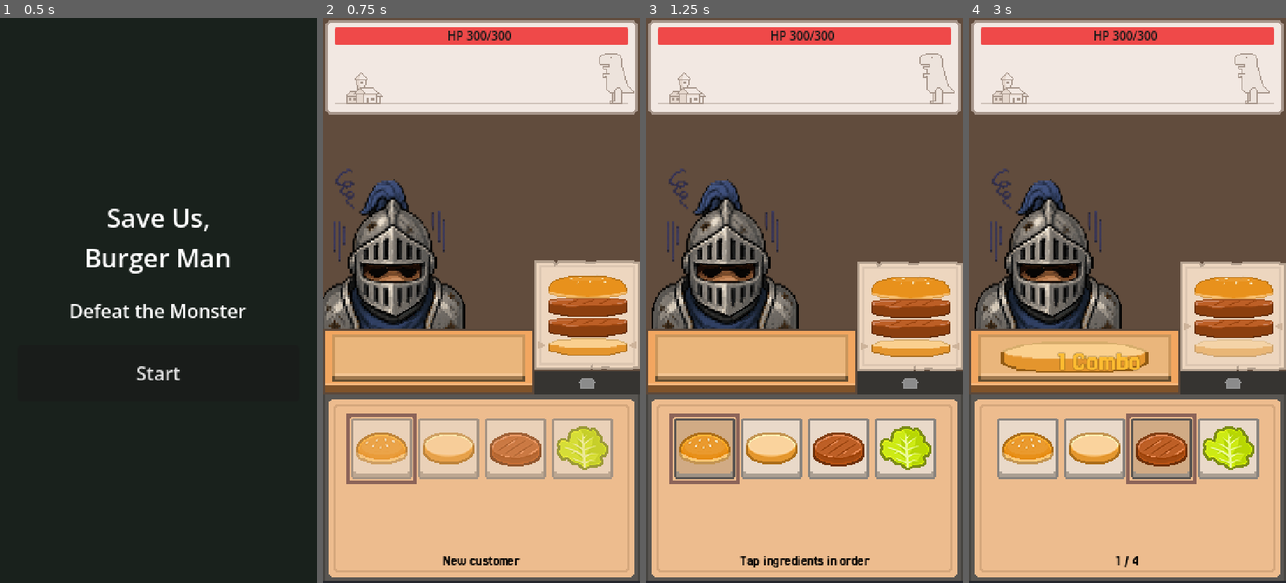
Above: before the commit, frames 1-4 (left to right).
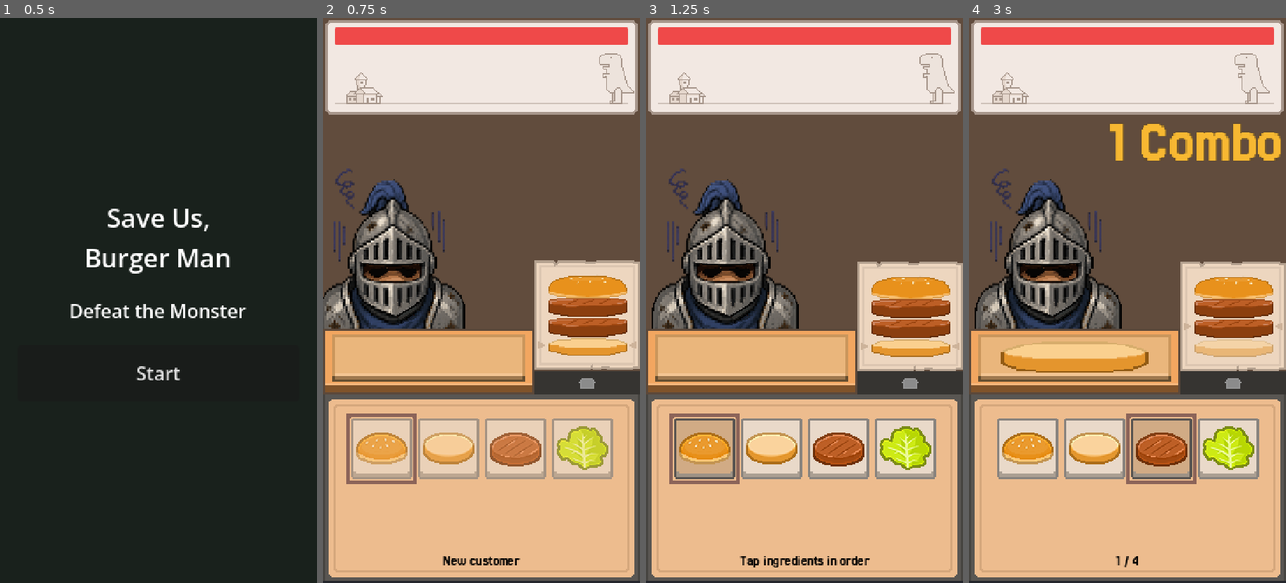
Above: after the commit, the same moments.

Repository: TO4D/save-us-burger-man
Game: Godot game, scene res://scenes/Main.tscn
Two runs of this game, one before a commit and one after it. Both use one fixed random seed, a clock stepped at 60 frames per second and the inputs below.
Inputs:
- Up to frame 1 (0.5 s): no input
- Up to frame 2 (0.75 s): click "Start" at 0.5 s
- Up to frame 3 (1.25 s): no input
- Up to frame 4 (3 s): tap Enter at 1.25 s; hold Right 1.28-2.03 s; hold Down 2.03-2.78 s; tap Space at 2.75 s; hold Right from 2.78 s (still down)

Frame 1 is identical in both runs. In frame 2, 0.2% of the frame differs, in the area x 39-60%, y 2-4%; in frame 3, 0.2%; in frame 4, 2.6%, in the area x 27-99%, y 2-63%.

Commit message:
[수정] 멀티 오더 표시와 주문 패널 연출 정리

Diff:
--- a/resources/fonts/ComboLabel.tres
+++ b/resources/fonts/ComboLabel.tres
@@ -4,7 +4,7 @@
 
 [resource]
 font = ExtResource("1_ipoxu")
-font_size = 20
+font_size = 42
 font_color = Color(1, 0.74509805, 0.19215687, 1)
 outline_size = 1
 outline_color = Color(0.38039216, 0.2784314, 0.05882353, 1)
--- a/scenes/components/BattleGauge.gd
+++ b/scenes/components/BattleGauge.gd
@@ -14,7 +14,6 @@
 @onready var monster_icon: Sprite2D = $MonsterIcon
 #@onready var time_label: Label = $TimeLabel
 @onready var stage_label: Label = $StageLabel
-@onready var health_label: Label = $DistanceLabel
 @onready var freeze_overlay: ColorRect = $FreezeOverlay
 
 var pending_monster_icon_x: float = 310.0
@@ -75,27 +74,6 @@
 		await get_tree().create_timer(0.06).timeout
 
 
-func play_damage_number(amount: float) -> void:
-	var label := Label.new()
-	label.text = "-%d" % roundi(amount)
-	label.add_theme_font_size_override("font_size", 14)
-	label.add_theme_color_override("font_color", Color(1.0, 0.18, 0.08, 1.0))
-	label.add_theme_color_override("font_shadow_color", Color(0.0, 0.0, 0.0, 0.75))
-	label.add_theme_constant_override("shadow_offset_x", 1)
-	label.add_theme_constant_override("shadow_offset_y", 1)
-	label.position = monster_icon.position + Vector2(10.0, -20.0)
-	label.scale = Vector2(1.25, 1.25)
-	label.z_index = 20
-	add_child(label)
-
-	var tween := create_tween().set_parallel(true)
-	tween.tween_property(label, "position", label.position + Vector2(randf_range(-4.0, 8.0), -24.0), 0.45).set_trans(Tween.TRANS_QUAD).set_ease(Tween.EASE_OUT)
-	tween.tween_property(label, "scale", Vector2.ONE, 0.16).set_trans(Tween.TRANS_BACK).set_ease(Tween.EASE_OUT)
-	tween.tween_property(label, "modulate:a", 0.0, 0.45).set_delay(0.12)
-	await tween.finished
-	label.queue_free()
-
-
 func _bounce_attacker_away(attacker: Sprite2D) -> void:
 	var elapsed: float = 0.0
 	var duration: float = 0.75
@@ -130,8 +108,6 @@
 func _on_monster_health_changed(value: float, max_value: float) -> void:
 	var ratio: float = value / max_value if max_value > 0.0 else 0.0
 	bar.value = ratio * 100.0
-	health_label.text = "HP %d/%d" % [ceili(value), ceili(max_value)]
-	bar.modulate = Color(1.0, 0.25, 0.2) if ratio <= 0.3 else Color.WHITE
 
 
 func _apply_monster_icon_position() -> void:
--- a/scenes/components/BattleGauge.tscn
+++ b/scenes/components/BattleGauge.tscn
@@ -86,18 +86,3 @@
 grow_horizontal = 2
 mouse_filter = 2
 color = Color(0.4, 0.85, 1, 0.18)
-
-[node name="DistanceLabel" type="Label" parent="." unique_id=777007241]
-layout_mode = 1
-anchors_preset = 10
-anchor_right = 1.0
-offset_left = 19.0
-offset_top = 7.0
-offset_right = -21.0
-offset_bottom = 24.0
-grow_horizontal = 2
-theme_override_colors/font_color = Color(0.099985994, 0.099985994, 0.099985994, 1)
-theme_override_font_sizes/font_size = 10
-text = "HP 300/300"
-horizontal_alignment = 1
-vertical_alignment = 1
--- a/scenes/components/ComboCounter.gd
+++ b/scenes/components/ComboCounter.gd
@@ -4,8 +4,7 @@
 const NORMAL_COLOR := Color(1.0, 1.0, 1.0, 0.95)
 const MILESTONE_COLOR := Color(1.0, 0.9, 0.35, 1.0)
 const RESET_COLOR := Color(1.0, 0.45, 0.4, 1.0)
-const STACK_POSITION_OFFSET := Vector2(0.0, -10.0)
-const RANDOM_POSITION_OFFSET_RANGE := Vector2(5.0, 5.0)
+const IDLE_DISPLAY_SECONDS := 5.0
 const FADE_OUT_SECONDS := 0.18
 
 @onready var value_label: Label = $ValueLabel
@@ -16,7 +15,7 @@
 
 
 func _ready() -> void:
-	_display_position = global_position
+	_display_position = position
 	visible = false
 	modulate.a = 0.0
 	ComboManager.combo_changed.connect(_on_combo_changed)
@@ -25,13 +24,8 @@
 	_on_combo_changed(ComboManager.combo)
 
 
-func show_at_stack_position(stack_global_position: Vector2) -> void:
-	var random_offset: Vector2 = Vector2(
-		randf_range(-RANDOM_POSITION_OFFSET_RANGE.x, RANDOM_POSITION_OFFSET_RANGE.x),
-		randf_range(-RANDOM_POSITION_OFFSET_RANGE.y, RANDOM_POSITION_OFFSET_RANGE.y)
-	)
-	_display_position = stack_global_position + STACK_POSITION_OFFSET + random_offset
-	global_position = _display_position
+func show_at_fixed_position() -> void:
+	position = _display_position
 	visible = true
 	modulate.a = 1.0
 	scale = Vector2(0.92, 0.92)
@@ -39,6 +33,7 @@
 	_visibility_tween = create_tween()
 	_visibility_tween.tween_property(self, "scale", Vector2(1.16, 1.16), 0.08).set_trans(Tween.TRANS_BACK).set_ease(Tween.EASE_OUT)
 	_visibility_tween.tween_property(self, "scale", Vector2.ONE, 0.1)
+	_visibility_tween.tween_interval(IDLE_DISPLAY_SECONDS)
 	_visibility_tween.tween_property(self, "modulate:a", 0.0, FADE_OUT_SECONDS)
 	_visibility_tween.tween_callback(_hide_after_fade)
 
@@ -65,16 +60,17 @@
 	if previous_value <= 0:
 		return
 
-	global_position = _display_position
+	position = _display_position
 	visible = true
 	modulate.a = 1.0
 	value_label.modulate = RESET_COLOR
 	_reset_visibility_tween()
 	_visibility_tween = create_tween()
-	_visibility_tween.tween_property(self, "global_position:x", _display_position.x - 4.0, 0.035)
-	_visibility_tween.tween_property(self, "global_position:x", _display_position.x + 4.0, 0.035)
-	_visibility_tween.tween_property(self, "global_position:x", _display_position.x, 0.04)
+	_visibility_tween.tween_property(self, "position:x", _display_position.x - 4.0, 0.035)
+	_visibility_tween.tween_property(self, "position:x", _display_position.x + 4.0, 0.035)
+	_visibility_tween.tween_property(self, "position:x", _display_position.x, 0.04)
 	_visibility_tween.parallel().tween_property(value_label, "modulate", Color(0.9, 0.9, 0.9, 0.55), 0.18)
+	_visibility_tween.tween_interval(IDLE_DISPLAY_SECONDS)
 	_visibility_tween.tween_property(self, "modulate:a", 0.0, FADE_OUT_SECONDS)
 	_visibility_tween.tween_callback(_hide_after_fade)
 
--- a/scenes/components/ComboCounter.tscn
+++ b/scenes/components/ComboCounter.tscn
@@ -6,9 +6,12 @@
 
 [node name="ComboCounter" type="Control" unique_id=1333201636]
 layout_mode = 3
-anchors_preset = 0
-offset_right = 48.0
+anchor_left = 0.66700006
+anchor_right = 0.66700006
+offset_left = -180.09001
+offset_right = -0.0900116
 offset_bottom = 22.0
+pivot_offset = Vector2(180, 0)
 mouse_filter = 2
 script = ExtResource("1_scl1t")
 
--- /dev/null
+++ b/scenes/components/MultiOrder.gd
@@ -0,0 +1,13 @@
+extends Sprite2D
+class_name MultiOrder
+
+@onready var count_label: Label = $Count
+
+
+func show_order_count(order_count: int) -> void:
+	visible = order_count > 1
+	count_label.text = "x%d" % order_count
+
+
+func hide_order_count() -> void:
+	visible = false
--- /dev/null
+++ b/scenes/components/MultiOrder.tscn
@@ -0,0 +1,24 @@
+[gd_scene format=3 uid="uid://cx4wtpu6m3qdr"]
+
+[ext_resource type="Script" path="res://scenes/components/MultiOrder.gd" id="1_multi"]
+[ext_resource type="Texture2D" uid="uid://cfhdnb8bl1xaj" path="res://assets/sprites/ui/message_buble.png" id="2_bubble"]
+[ext_resource type="Texture2D" uid="uid://76c4ewjj0sgk" path="res://assets/sprites/ui/order_icon.1.png" id="3_icon"]
+[ext_resource type="FontFile" uid="uid://bivsctx4h0jw" path="res://fonts/Jersey25-Regular.ttf" id="4_font"]
+
+[node name="MultiOrder" type="Sprite2D" unique_id=885601769]
+visible = false
+texture = ExtResource("2_bubble")
+script = ExtResource("1_multi")
+
+[node name="Icon" type="Sprite2D" parent="." unique_id=1559345998]
+position = Vector2(-8, -1)
+texture = ExtResource("3_icon")
+
+[node name="Count" type="Label" parent="." unique_id=35454341]
+offset_left = -1.0
+offset_top = -9.0
+offset_right = 17.0
+offset_bottom = 8.0
+theme_override_colors/font_color = Color(0.08468992, 0.08468992, 0.08468992, 1)
+theme_override_fonts/font = ExtResource("4_font")
+text = "x2"
--- a/scenes/panels/OrderPanel.tscn
+++ b/scenes/panels/OrderPanel.tscn
@@ -11,9 +11,8 @@
 [ext_resource type="Script" uid="uid://bkg1316f80lh8" path="res://scenes/components/RecipeDisplayStack.gd" id="6_stack"]
 [ext_resource type="PackedScene" uid="uid://dcyr7651s66f" path="res://scenes/components/IngredientSlot.tscn" id="7_slot"]
 [ext_resource type="Script" uid="uid://b20bp6pi5tbgd" path="res://scenes/components/IngredientSlotGrid.gd" id="8_grid"]
-[ext_resource type="Texture2D" uid="uid://c2d1t47najpt0" path="res://assets/sprites/ui/result_good.png" id="12_good"]
+[ext_resource type="PackedScene" uid="uid://cx4wtpu6m3qdr" path="res://scenes/components/MultiOrder.tscn" id="9_multi"]
 [ext_resource type="FontFile" uid="uid://bivsctx4h0jw" path="res://fonts/Jersey25-Regular.ttf" id="12_l4fm3"]
-[ext_resource type="Texture2D" uid="uid://bkfi5byfv6pqs" path="res://assets/sprites/ui/result_great.png" id="13_great"]
 [ext_resource type="Texture2D" uid="uid://c4ygqskfjim15" path="res://assets/sprites/ui/result_perfect.png" id="14_perfect"]
 
 [node name="OrderPanel" type="Control" unique_id=890599604]
@@ -171,9 +170,14 @@
 
 [node name="ComboCounter" parent="." unique_id=1534753254 instance=ExtResource("4_combo")]
 layout_mode = 1
-offset_top = 80.0
-offset_bottom = 101.99996
-pivot_offset = Vector2(24, 11)
+anchors_preset = 1
+anchor_left = 1.0
+anchor_right = 1.0
+offset_left = -183.0
+offset_top = 89.0
+offset_right = -3.0
+offset_bottom = 117.0
+grow_horizontal = 0
 
 [node name="UltimateBell" parent="." unique_id=1684200322 instance=ExtResource("5_bell")]
 visible = false
@@ -212,32 +216,6 @@
 grow_vertical = 2
 mouse_filter = 2
 
-[node name="Good" type="TextureRect" parent="ResultRank" unique_id=454209822]
-visible = false
-layout_mode = 1
-anchors_preset = 15
-anchor_right = 1.0
-anchor_bottom = 1.0
-grow_horizontal = 2
-grow_vertical = 2
-mouse_filter = 2
-texture = ExtResource("12_good")
-expand_mode = 1
-stretch_mode = 5
-
-[node name="Great" type="TextureRect" parent="ResultRank" unique_id=1211702972]
-visible = false
-layout_mode = 1
-anchors_preset = 15
-anchor_right = 1.0
-anchor_bottom = 1.0
-grow_horizontal = 2
-grow_vertical = 2
-mouse_filter = 2
-texture = ExtResource("13_great")
-expand_mode = 1
-stretch_mode = 5
-
 [node name="Perfect" type="TextureRect" parent="ResultRank" unique_id=1832580181]
 visible = false
 layout_mode = 1
@@ -311,3 +289,7 @@
 text = "Ready..."
 horizontal_alignment = 1
 vertical_alignment = 1
+
+[node name="MultiOrder" parent="." unique_id=1478787284 instance=ExtResource("9_multi")]
+visible = false
+position = Vector2(139, 145)
--- a/scenes/panels/orderPanel.gd
+++ b/scenes/panels/orderPanel.gd
@@ -48,12 +48,11 @@
 @onready var ingredient_slots: IngredientSlotGrid = $IngredientSlots
 @onready var status_label: Label = $StatusLabel
 @onready var result_rank: Control = $ResultRank
-@onready var result_good: TextureRect = $ResultRank/Good
-@onready var result_great: TextureRect = $ResultRank/Great
 @onready var result_perfect: TextureRect = $ResultRank/Perfect
 @onready var blackout_overlay: ColorRect = $BlackoutOverlay
 @onready var blackout_label: Label = $BlackoutOverlay/BlackoutLabel
 @onready var combo_counter: ComboCounter = $ComboCounter
+@onready var multi_order: MultiOrder = $MultiOrder
 @onready var ready_go_overlay: ColorRect = $ReadyGoOverlay
 @onready var ready_go_label: Label = $ReadyGoOverlay/Label
 
@@ -97,6 +96,7 @@
 	recipes = customer.get("recipes", [])
 	damage = customer.get("damage", 0.0) as float
 	knockback = customer.get("knockback", 0.0) as float
+	multi_order.hide_order_count()
 	if recipes.is_empty():
 		push_error("[OrderPanel] No recipes provided.")
 		return
@@ -127,6 +127,7 @@
 	round_token += 1
 	current_phase = Phase.IDLE
 	blackout_overlay.visible = false
+	multi_order.hide_order_count()
 	_hide_result_rank()
 	recipe_display_stack.clear_recipes()
 	_clear_order_progress_dots()
@@ -159,6 +160,7 @@
 	await tween.finished
 	if token != round_token:
 		return
+	multi_order.show_order_count(recipes.size())
 	_start_play(token)
 
 func _start_play(token: int) -> void:
@@ -246,14 +248,14 @@
 		_finish_current_burger()
 
 
-func _on_stack_ingredient_landed(stack_position: Vector2, token: int) -> void:
+func _on_stack_ingredient_landed(_stack_position: Vector2, token: int) -> void:
 	var token_index: int = pending_stack_landing_tokens.find(token)
 	if token_index < 0:
 		return
 	pending_stack_landing_tokens.remove_at(token_index)
 	ComboManager.add_combo()
 	UltimateManager.add_gauge_for_combo(ComboManager.combo)
-	combo_counter.show_at_stack_position(stack_position)
+	combo_counter.show_at_fixed_position()
 
 
 func _finish_current_burger() -> void:
@@ -329,7 +331,6 @@
 	var hit_monster := func() -> void:
 		MonsterManager.apply_damage(attack_damage)
 		DistanceManager.recover(attack_knockback)
-		battle_gauge.play_damage_number(attack_damage)
 		battle_gauge.refresh_monster_icon_position_immediately()
 	battle_gauge.customer_attack_hit.connect(hit_monster, CONNECT_ONE_SHOT)
 	battle_gauge.play_customer_attack(false)
@@ -358,9 +359,10 @@
 
 
 func _show_result_rank() -> void:
-	_hide_result_rank_images()
-	var target := _get_result_rank_texture()
-	target.visible = true
+	if mistake_count > 0:
+		return
+
+	result_perfect.visible = true
 
 	if result_rank_tween != null and result_rank_tween.is_valid():
 		result_rank_tween.kill()
@@ -375,6 +377,9 @@
 
 
 func _play_result_rank_display(token: int) -> void:
+	if mistake_count > 0:
+		return
+
 	_show_result_rank()
 	await get_tree().create_timer(RESULT_RANK_DISPLAY_SECONDS).timeout
 	if token != round_token:
@@ -393,17 +398,7 @@
 
 
 func _hide_result_rank_images() -> void:
-	result_good.visible = false
-	result_great.visible = false
 	result_perfect.visible = false
-
-
-func _get_result_rank_texture() -> TextureRect:
-	if mistake_count == 0:
-		return result_perfect
-	if mistake_count <= 3:
-		return result_great
-	return result_good
 
 
 func _on_ultimate_triggered(recovery_amount: float, freeze_duration: float) -> void:
Binary file added: assets/sprites/ui/message_buble.png
Not shown, added: assets/sprites/ui/message_buble.png.import
Not shown, added: scenes/components/MultiOrder.gd.uid
